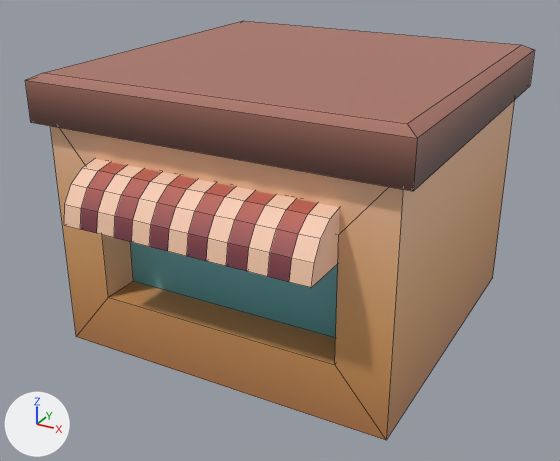
An edit to the FBX model Unity Project/Assets/FBXs/Static objects/SM_Kiosk.fbx, drawn before and after from the same camera.
Both versions are drawn from a camera (50 mm lens) standing at (5.07, -9.88, 6.19) and looking at (-0.07, -0.53, 1.51). The axes (+X, +Y, +Z) are drawn at lower left. The lights are the same throughout. Mesh edges are drawn as thin lines.

Before the edit, the objects in view are built like this:
```python
me_cube_044 = bpy.data.meshes.new('Cube.044')
me_cube_044.from_pydata(...)  # 112 vertices, 106 faces; spans x -120.0..120.0, y 0.0..150.0, z -120.0..143.0
me_cube_044.materials.append(mat_t_atlas)  # picture img_t_atlas_png
ob_sm_kiosk = bpy.data.objects.new('SM_Kiosk', me_cube_044)
ob_sm_kiosk.location = (0.0, 0.0, 0.0)
ob_sm_kiosk.rotation_euler = (1.571, 0.0, 0.0)  # degrees (90, 0, 0)
ob_sm_kiosk.scale = (0.0223, 0.0267, 0.0223)
```
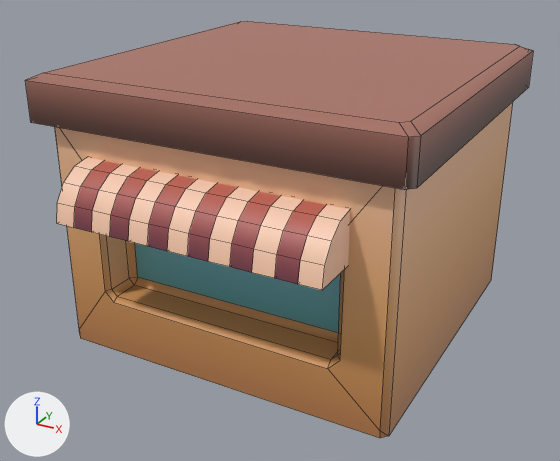
Changed parts and their boxes (x1, y1, x2, y2) in the pictures (560 x 461 px; the box of a moved part takes in the faces that stretch with it):
```json
{"object": "SM_Kiosk", "change": "reshaped, rescaled", "before": [25, 21, 535, 440], "after": [25, 21, 533, 438]}
{"part": 1, "of": "me_cube_044", "change": "moved or reshaped", "before": [64, 159, 340, 288], "after": [57, 157, 350, 290]}
{"part": 2, "of": "me_cube_044", "change": "added", "after": [25, 21, 533, 438], "on screen": "brown"}
```

The change, as JSON lines over the scene's bpy script:
```json
{"block": "me_cube_044", "where": "# used by ob_sm_kiosk; location = (0.0, 0.0, 0.0); rotation_euler = (1.571, 0.0, 0.0), in degrees (90, 0, 0); scale = (0.0223, 0.0267, 0.0223)"}
{"op": "remove", "block": "me_cube_044", "code": "me_cube_044.from_pydata(...)  # 112 vertices, 106 faces; spans x -120.0..120.0, y 0.0..150.0, z -120.0..143.0"}
{"op": "add", "block": "me_cube_044", "code": "me_cube_044.from_pydata(...)  # 149 vertices, 135 faces; spans x -267.0..267.0, y 0.0..400.0, z -267.0..318.0"}
{"block": "me_cube_044", "change": "me_cube_044 part 1: the loose piece of 84 vertices spanning x -80.0..80.0, y 84.0..110.0, z 111.0..143.0 is scaled about the mesh origin by (2.39, 2.67, 2.23)"}
{"block": "me_cube_044", "change": "me_cube_044 part 2: a new loose piece of 65 vertices spanning x -267.0..267.0, y 0.0..400.0, z -267.0..267.0, in mat_t_atlas (picture img_t_atlas_png)"}
{"op": "set", "path": "ob_sm_kiosk.scale", "old": "(0.0223, 0.0267, 0.0223)", "new": "(0.01, 0.01, 0.01)"}
```
